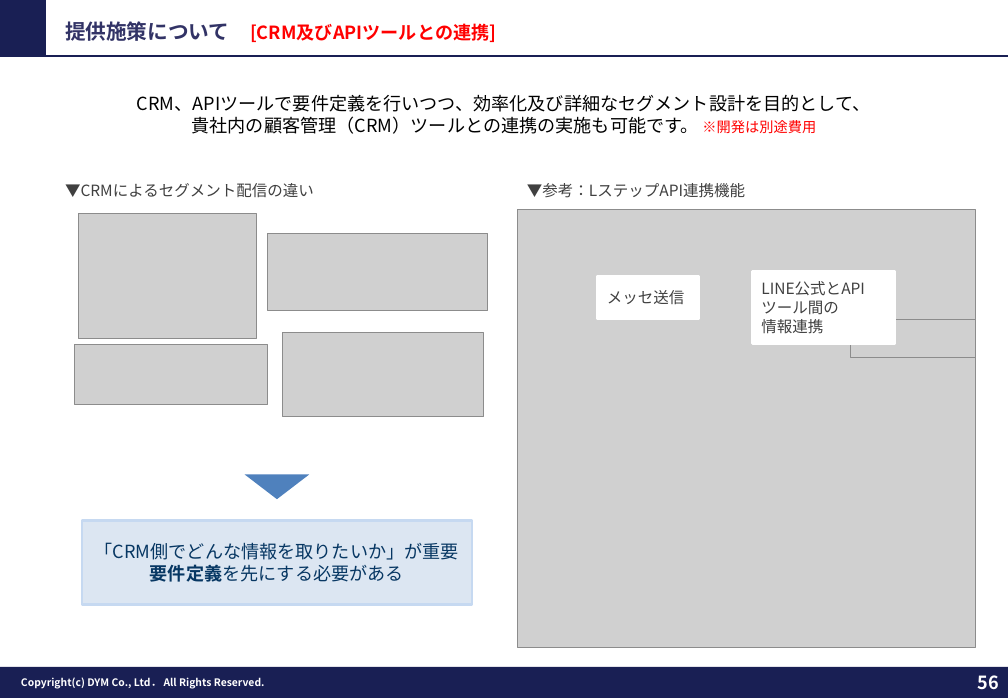
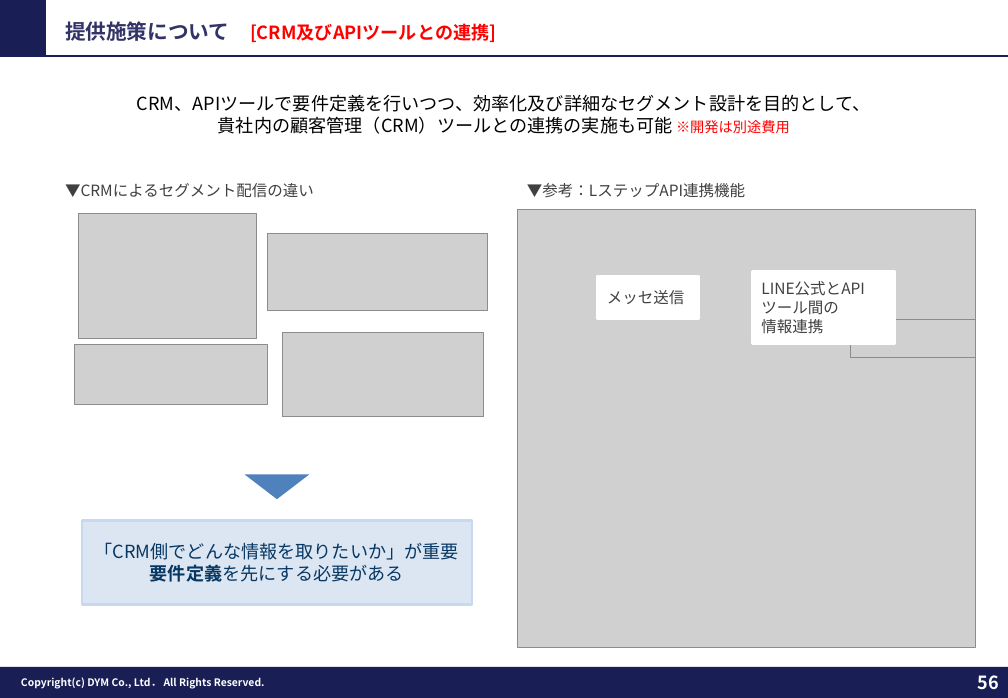
Before and after one commit to tonomura-r-dev/folder, a slide deck: slide 56 of 202609_株式会社やる気スイッチグループ御中_LINE公式アカウント運用のご提案_ver3.2.pptx. Drawn at 1008x698 pixels with LibreOffice and Linux fonts; fonts in the diff are those of the drawing; grey boxes stand for pictures; background and template pictures are left out. Boxes give left, top, right and bottom in pixels: in the first picture for what was removed or moved away, otherwise in the second. Text is boxed around its words. In the diff, an @@ line names an element or a change of style, - is before the commit and + after.

```diff
--- a/202609_株式会社やる気スイッチグループ御中_LINE公式アカウント運用のご提案_ver3.2.pptx
+++ b/202609_株式会社やる気スイッチグループ御中_LINE公式アカウント運用のご提案_ver3.2.pptx
@@ text at [218,116,790,134]: text changed @@
-貴社内の顧客管理（CRM）ツールとの連携の実施も可能です。 ※開発は別途費用
+貴社内の顧客管理（CRM）ツールとの連携の実施も可能 ※開発は別途費用
```
Also in this commit, not shown: 4 other slides changed, 1 other file.
